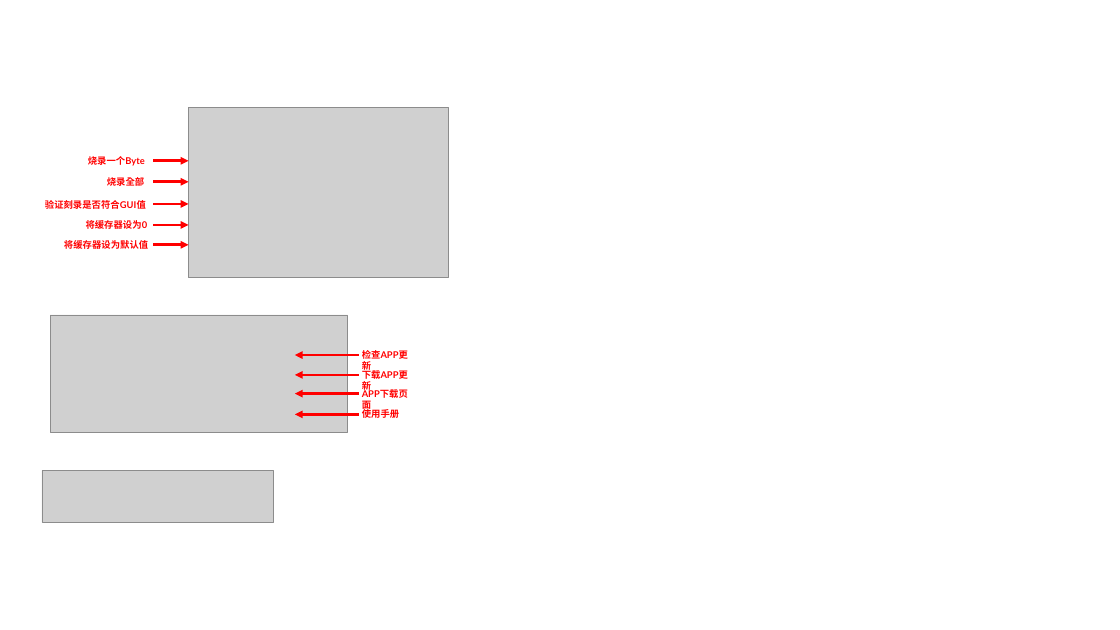
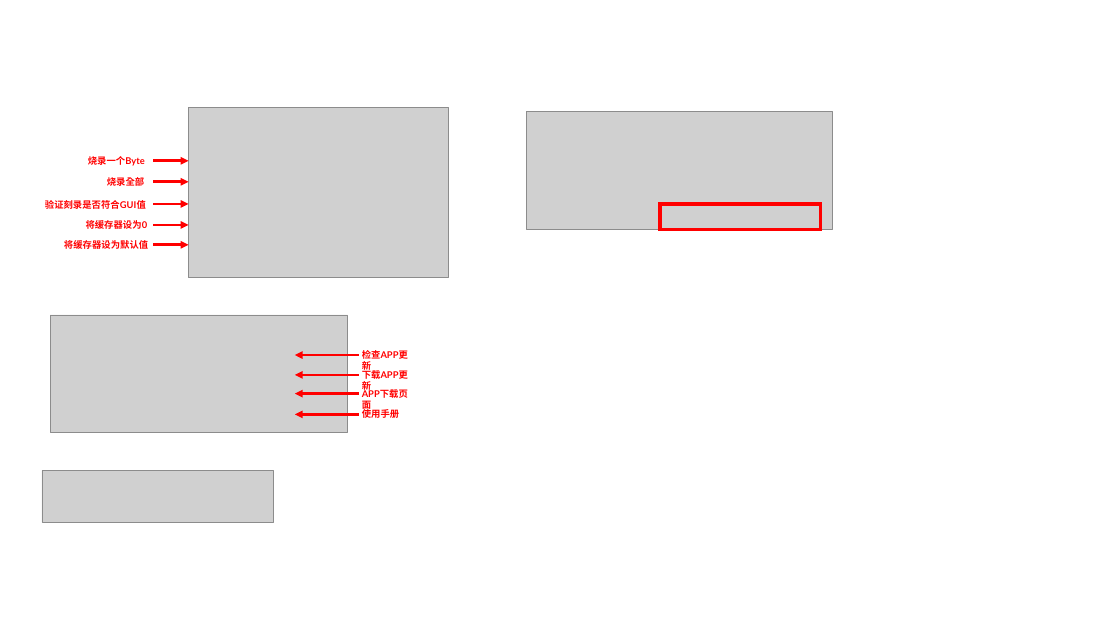
Before and after one commit to billwanggithub/MXXXX, a slide deck: slide 1 of assets/user_guide.pptx. Drawn at 1120x630 pixels with LibreOffice and Linux fonts; fonts in the diff are those of the drawing; grey boxes stand for pictures. Boxes give left, top, right and bottom in pixels: in the first picture for what was removed or moved away, otherwise in the second. Text is boxed around its words. In the diff, an @@ line names an element or a change of style, - is before the commit and + after.

```diff
--- a/assets/user_guide.pptx
+++ b/assets/user_guide.pptx
@@ picture added at <box>526,112,833,230</box> @@
@@ rectangle added at <box>660,204,821,229</box>, outline #FF0000 3 pt @@
```
Also in this commit, not shown: 1 other file.
